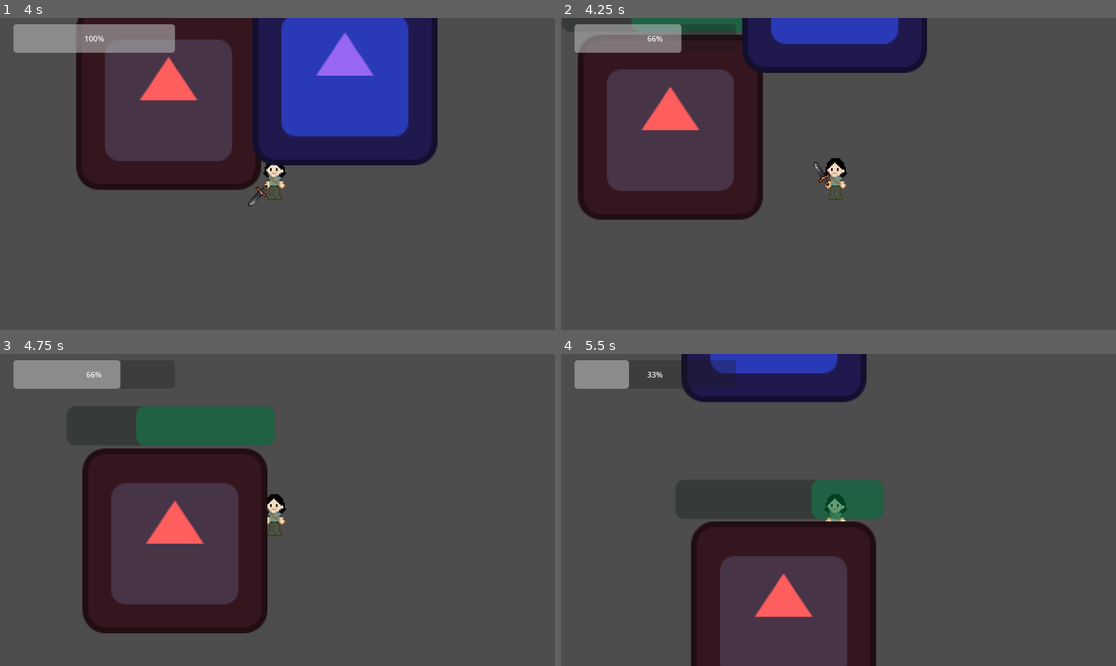
Above: before the commit, frames 1-4 (two rows, left to right).
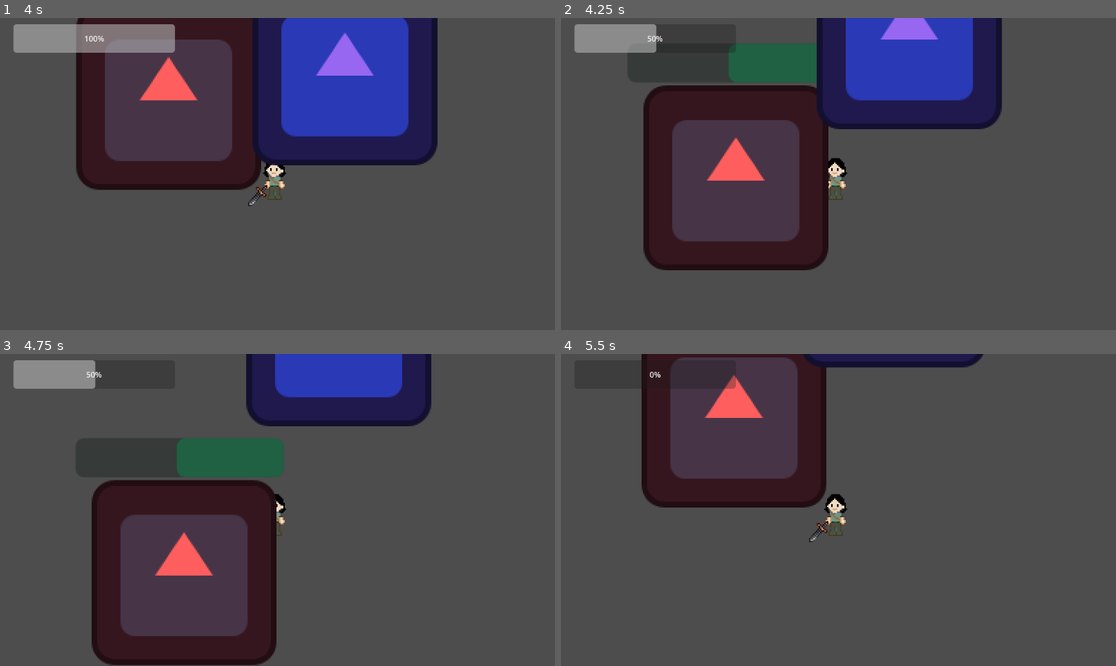
Above: after the commit, the same moments.

Repository: vilu350/Flying-Cats-Studio
Game: Godot game, scene res://scenes/test_map.tscn
Two runs of this game, one before a commit and one after it. Both use one fixed random seed, a clock stepped at 60 frames per second and the inputs below. The project has no main scene, so this scene is started directly. The engine's default icon, where the game draws it, is replaced by a stand-in: a white triangle on a blue panel in a dark square.
Inputs (mouse positions are in pixels of both pictures, inside the frame that each line leads up to):
- Up to frame 1 (4 s): tap Enter at 0.5 s; move the mouse to (399, 158) at 0.52 s; press the mouse at (399, 158) at 0.53 s; hold D (move_right) 0.53-1.28 s; move the mouse to (166, 189) at 1.27 s; release the mouse at (166, 189) at 1.28 s; hold Down (move_down) 1.28-2.03 s; click (166, 189) at 1.35 s; move the mouse to (333, 105) at 2.02 s; press the mouse at (333, 105) at 2.03 s; hold D (move_right) 2.03-2.78 s; move the mouse to (249, 236) at 2.77 s; release the mouse at (249, 236) at 2.78 s; hold Up (move_up) 2.78-3.53 s; click (249, 236) at 2.85 s; move the mouse to (444, 220) at 3.52 s; press the mouse at (444, 220) at 3.53 s; hold A (move_left) from 3.53 s (still down)
- Up to frame 2 (4.25 s): keep holding A (move_left)
- Up to frame 3 (4.75 s): keep holding A (move_left); move the mouse to (111, 463) at 4.27 s; release the mouse at (111, 463) at 4.28 s; click (111, 463) at 4.35 s
- Up to frame 4 (5.5 s): move the mouse to (866, 510) at 5.02 s; release A (move_left) at 5.03 s; press the mouse at (866, 510) at 5.03 s; hold Down (move_down) from 5.03 s (still down)

Frame 1 is identical in both runs. In frame 2, 39% of the frame differs, in the area x 3-80%, y 0-81%; in frame 3, 26%; in frame 4, 35%.

Commit message:
made the scene reload when the player dies

Diff:
--- a/flying-cats-studio/scripts/enemy.gd
+++ b/flying-cats-studio/scripts/enemy.gd
@@ -5,7 +5,7 @@
 #left off at M9L13 half way down
 @onready var _hit_box: Area2D = %HitBox
 
-@export var maxHealth = 30
+@export var maxHealth = 50
 @onready var currentHealth: int = maxHealth
 
 
@@ -38,7 +38,7 @@
 		queue_free()
 
 	# Die
-	queue_free()
+	#queue_free()
 
 func update_health(amount):
 	currentHealth -= amount
--- a/flying-cats-studio/scripts/player.gd
+++ b/flying-cats-studio/scripts/player.gd
@@ -14,7 +14,7 @@
 @onready var hurt_timer: Timer = $HurtTimer
 @onready var sword: Sprite2D = $Sword
 
-@export var maxHealth = 30
+@export var maxHealth = 100
 @onready var currentHealth: int = maxHealth
 
 var current_look_dir = "left"
@@ -22,9 +22,9 @@
 var can_slash: bool = true
 @export var slash_time: float = 0.2
 @export var sword_return_time: float = 0.5
-@export var weapon_damage: float = 50.0
+@export var weapon_damage: float = 100.0
 
-@export var knockbackPower: int = 500
+@export var knockbackPower: int = 200
 
 var lastAnimDirection: String = "Down"
 var isHurt: bool = false
@@ -98,9 +98,9 @@
 	pass
 
 func hurtByEnemy(area):
-	currentHealth -= 10
+	currentHealth -= 50
 	if currentHealth < 0:
-		currentHealth = maxHealth
+		die()
 
 	isHurt = true
 	healthChanged.emit()
@@ -111,6 +111,10 @@
 	await hurt_timer.timeout
 	#effects.play("RESET")
 	isHurt = false
+
+func die() -> void:
+	if get_tree():
+		get_tree().reload_current_scene()
 
 func knockback(enemyVelocity: Vector2):
 	var knockbackDirection = (enemyVelocity - velocity).normalized() * knockbackPower
